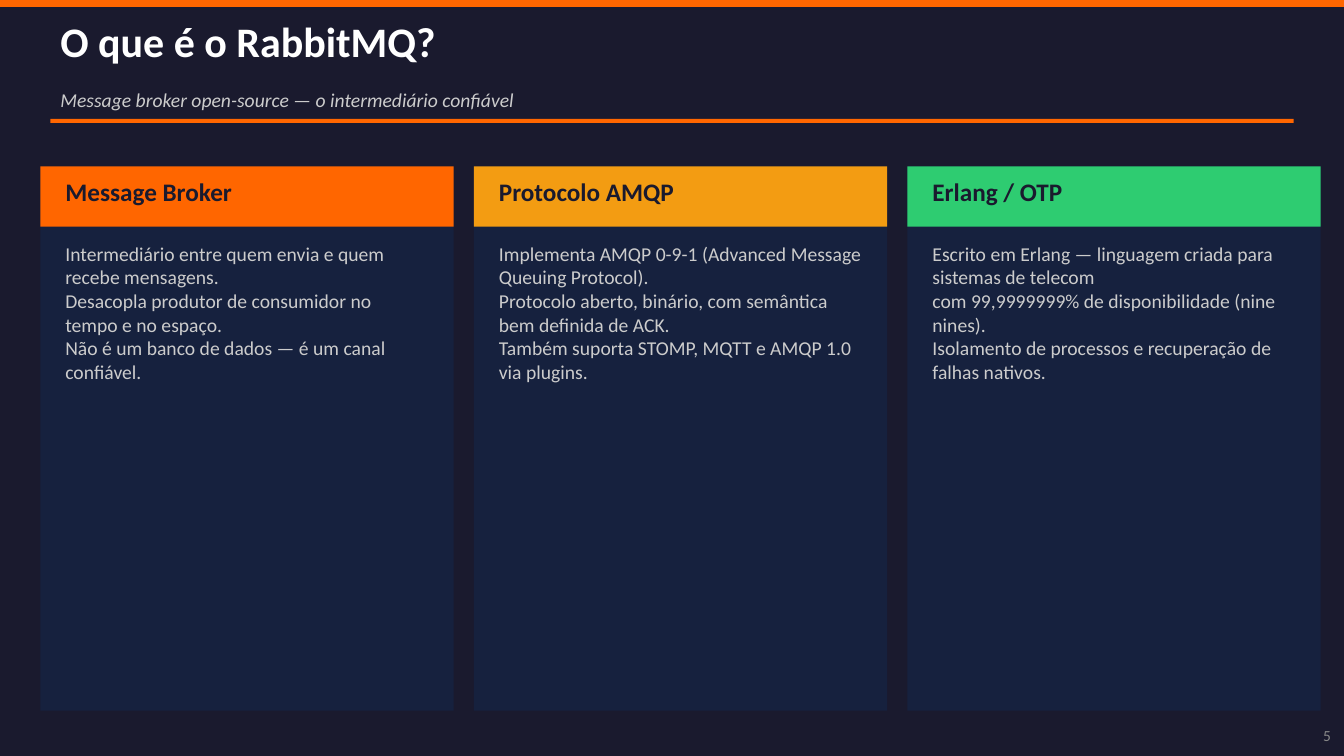
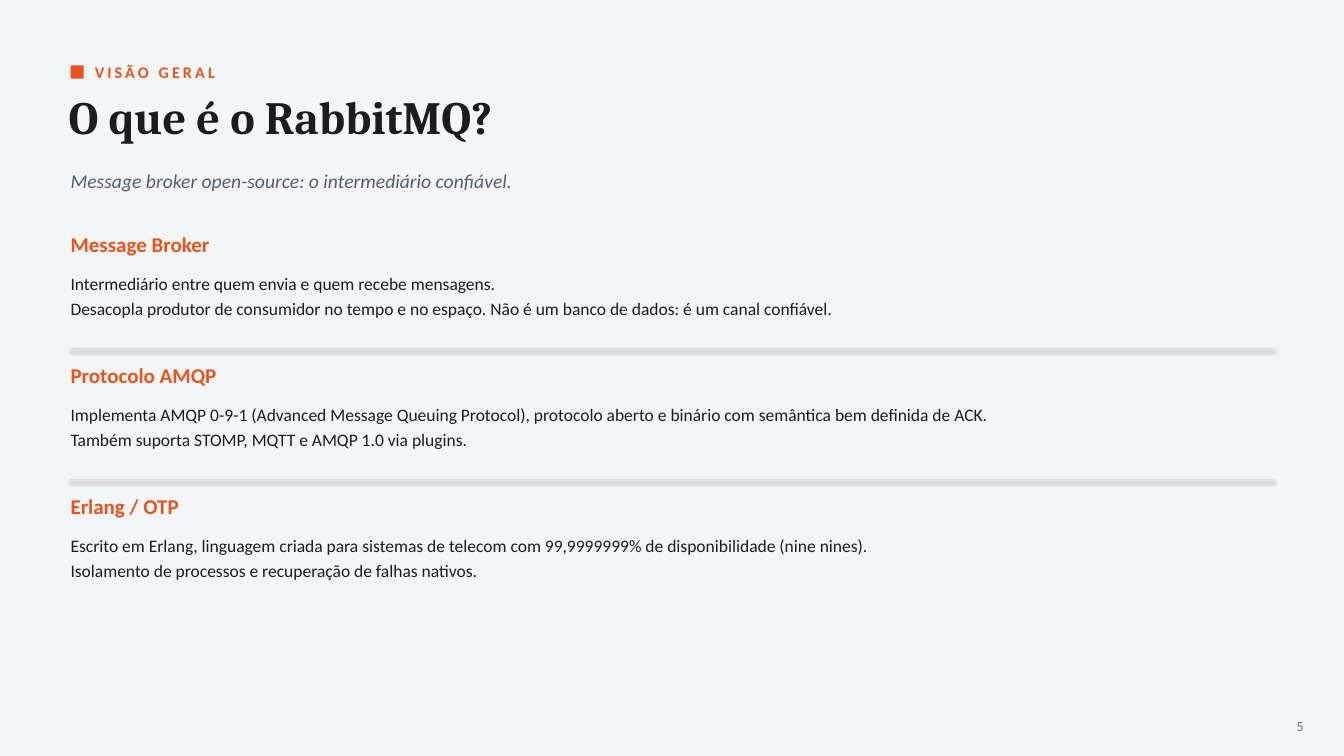
Before and after one commit to carolinerdelima/t2_sistemas_distribuidos, a slide deck: slide 5 of docs/slides/RabbitMQ_Apresentacao.pptx. Drawn at 1344x756 pixels with LibreOffice and Linux fonts; fonts in the diff are those of the drawing. Boxes give left, top, right and bottom in pixels: in the first picture for what was removed or moved away, otherwise in the second. Text is boxed around its words. In the diff, an @@ line names an element or a change of style, - is before the commit and + after.

```diff
--- a/docs/slides/RabbitMQ_Apresentacao.pptx
+++ b/docs/slides/RabbitMQ_Apresentacao.pptx
@@ rectangle at bbox=[0, 0, 1344, 756]: fill #1A1A2E to #F4F5F7 @@
@@ rectangle removed at bbox=[0, 0, 1344, 7] @@
@@ text "O que é o RabbitMQ?": place and size @@
-text "O que é o RabbitMQ?" at bbox=[60, 27, 435, 64]
+text "O que é o RabbitMQ?" at bbox=[69, 101, 492, 144]
@@ text "O que é o RabbitMQ?" at bbox=[69, 101, 492, 144]: size 30 to 33 pt, font Calibri to Cambria, text colour #FFFFFF to #1C1B22 @@
@@ rectangle added at bbox=[71, 66, 84, 79], fill #E8541E @@
@@ text added at bbox=[95, 65, 215, 78], 11.5 pt, text #E8541E, bold @@
+VISÃO GERAL
@@ rectangle removed at bbox=[50, 119, 1294, 123] @@
@@ rectangle removed at bbox=[40, 166, 454, 711] @@
@@ rectangle removed at bbox=[40, 166, 454, 227] @@
@@ text at bbox=[71, 174, 512, 192]: text changed; text colour #CCCCCC to #51606E @@
-Message broker open-source — o intermediário confiável
+Message broker open-source: o intermediário confiável.
@@ rectangle removed at bbox=[474, 166, 887, 711] @@
@@ rectangle removed at bbox=[474, 166, 887, 227] @@
@@ rectangle removed at bbox=[907, 166, 1321, 711] @@
@@ rectangle removed at bbox=[907, 166, 1321, 227] @@
@@ text "Message Broker": place and size @@
-text "Message Broker" at bbox=[65, 183, 232, 206]
+text "Message Broker" at bbox=[71, 237, 210, 256]
@@ text at bbox=[71, 278, 832, 318]: text changed; size 14 to 12.5 pt; text colour #CCCCCC to #1C1B22 @@
-Intermediário entre quem envia e quem recebe mensagens.
-Desacopla produtor de consumidor no tempo e no espaço.
-Não é um banco de dados — é um canal confiável.
+Intermediário entre quem envia e quem recebe mensagens.
+Desacopla produtor de consumidor no tempo e no espaço. Não é um banco de dados: é um canal confiável.
@@ line added from (71, 349) to (1273, 349), #D7DBE0 0.75 pt @@
@@ text "Protocolo AMQP": place and size @@
-text "Protocolo AMQP" at bbox=[499, 183, 674, 204]
+text "Protocolo AMQP" at bbox=[71, 368, 217, 386]
@@ text at bbox=[71, 408, 987, 449]: text changed; size 14 to 12.5 pt; text colour #CCCCCC to #1C1B22 @@
-Implementa AMQP 0-9-1 (Advanced Message Queuing Protocol).
-Protocolo aberto, binário, com semântica bem definida de ACK.
-Também suporta STOMP, MQTT e AMQP 1.0 via plugins.
+Implementa AMQP 0-9-1 (Advanced Message Queuing Protocol), protocolo aberto e binário com semântica bem definida de ACK.
+Também suporta STOMP, MQTT e AMQP 1.0 via plugins.
@@ size 18 to 15 pt, text colour #1A1A2E to #E8541E in 3 elements at bbox=[71, 368, 217, 386], bbox=[71, 237, 210, 256], bbox=[71, 499, 178, 518] @@
@@ text "Erlang / OTP": place and size @@
-text "Erlang / OTP" at bbox=[932, 183, 1062, 206]
+text "Erlang / OTP" at bbox=[71, 499, 178, 518]
@@ line added from (71, 480) to (1273, 480), #D7DBE0 0.75 pt @@
@@ text at bbox=[71, 539, 868, 580]: text changed; size 14 to 12.5 pt; text colour #CCCCCC to #1C1B22 @@
-Escrito em Erlang — linguagem criada para sistemas de telecom
-com 99,9999999% de disponibilidade (nine nines).
-Isolamento de processos e recuperação de falhas nativos.
+Escrito em Erlang, linguagem criada para sistemas de telecom com 99,9999999% de disponibilidade (nine nines).
+Isolamento de processos e recuperação de falhas nativos.
@@ text "5": place and size @@
-text "5" at bbox=[1323, 731, 1331, 741]
+text "5" at bbox=[1297, 722, 1304, 731]
@@ text "5" at bbox=[1297, 722, 1304, 731]: size 11 to 10 pt, text colour #888888 to #6C7884; vertical alignment top to middle @@
```
Also in this commit, not shown: 24 other slides changed, 12 other files.
